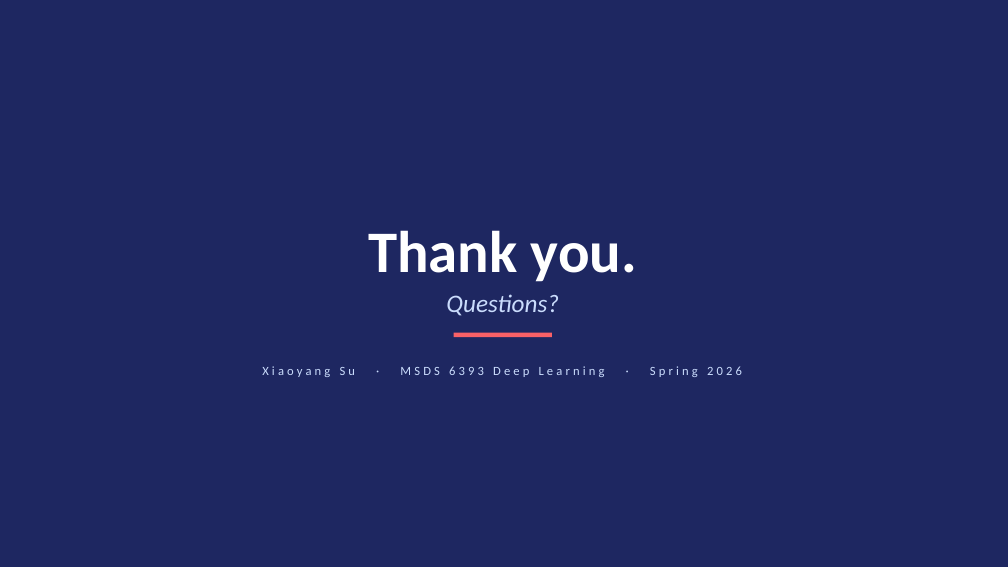
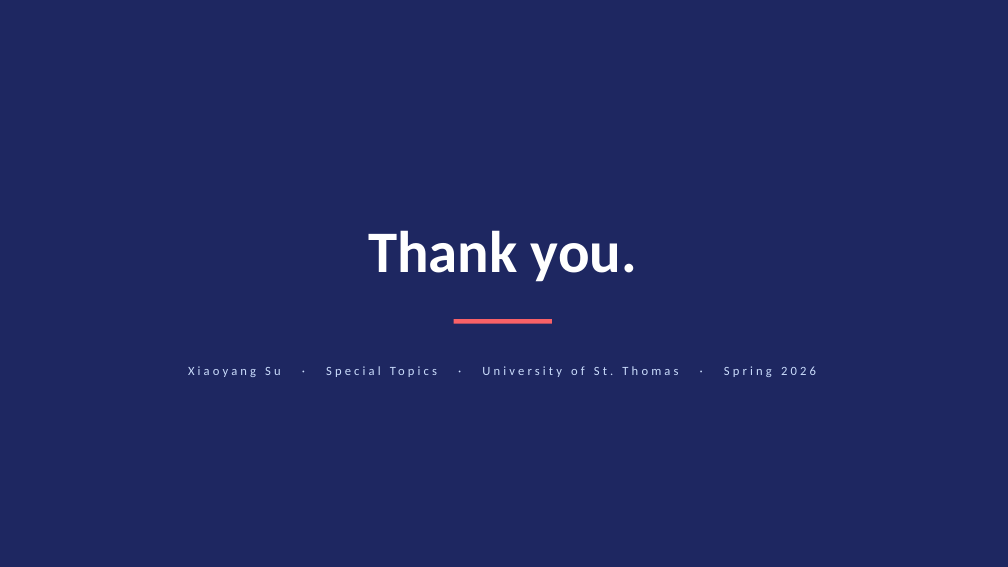
Before and after one commit to xysu129/Breast-Ultrasound-Transfer-Learning, a slide deck: slide 13 of presentation.pptx. Drawn at 1008x567 pixels with LibreOffice and Linux fonts; fonts in the diff are those of the drawing. Boxes give left, top, right and bottom in pixels: in the first picture for what was removed or moved away, otherwise in the second. Text is boxed around its words. In the diff, an @@ line names an element or a change of style, - is before the commit and + after.

```diff
--- a/presentation.pptx
+++ b/presentation.pptx
@@ text removed at (446, 294, 559, 316) @@
-Questions?
@@ rectangle: place and size @@
-rectangle at (454, 333, 552, 337)
+rectangle at (454, 319, 552, 324)
@@ text at (188, 366, 816, 377): text changed @@
-Xiaoyang Su · MSDS 6393 Deep Learning · Spring 2026
+Xiaoyang Su · Special Topics · University of St. Thomas · Spring 2026
```
Also in this commit, not shown: 3 other slides changed.
